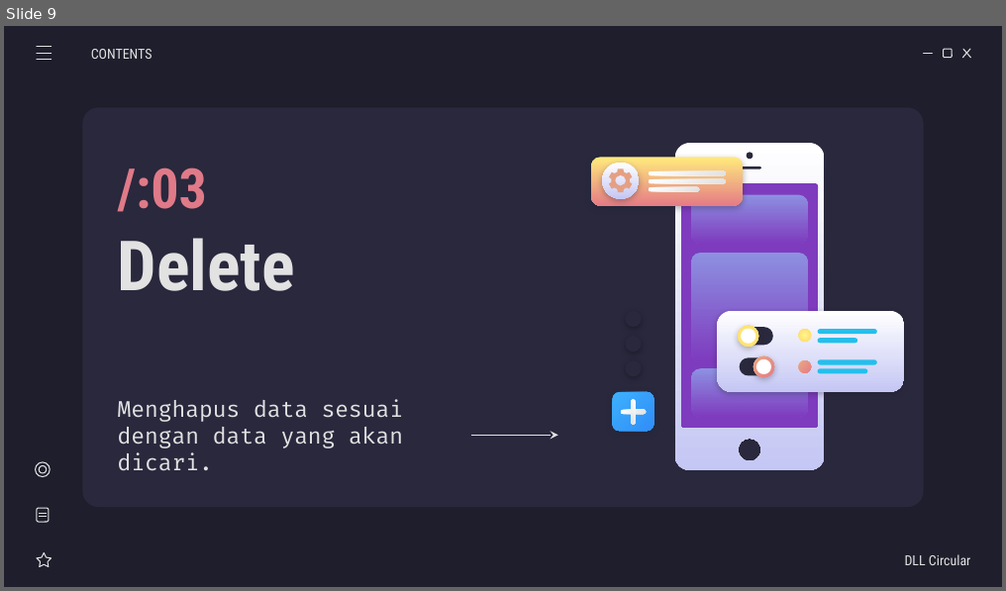
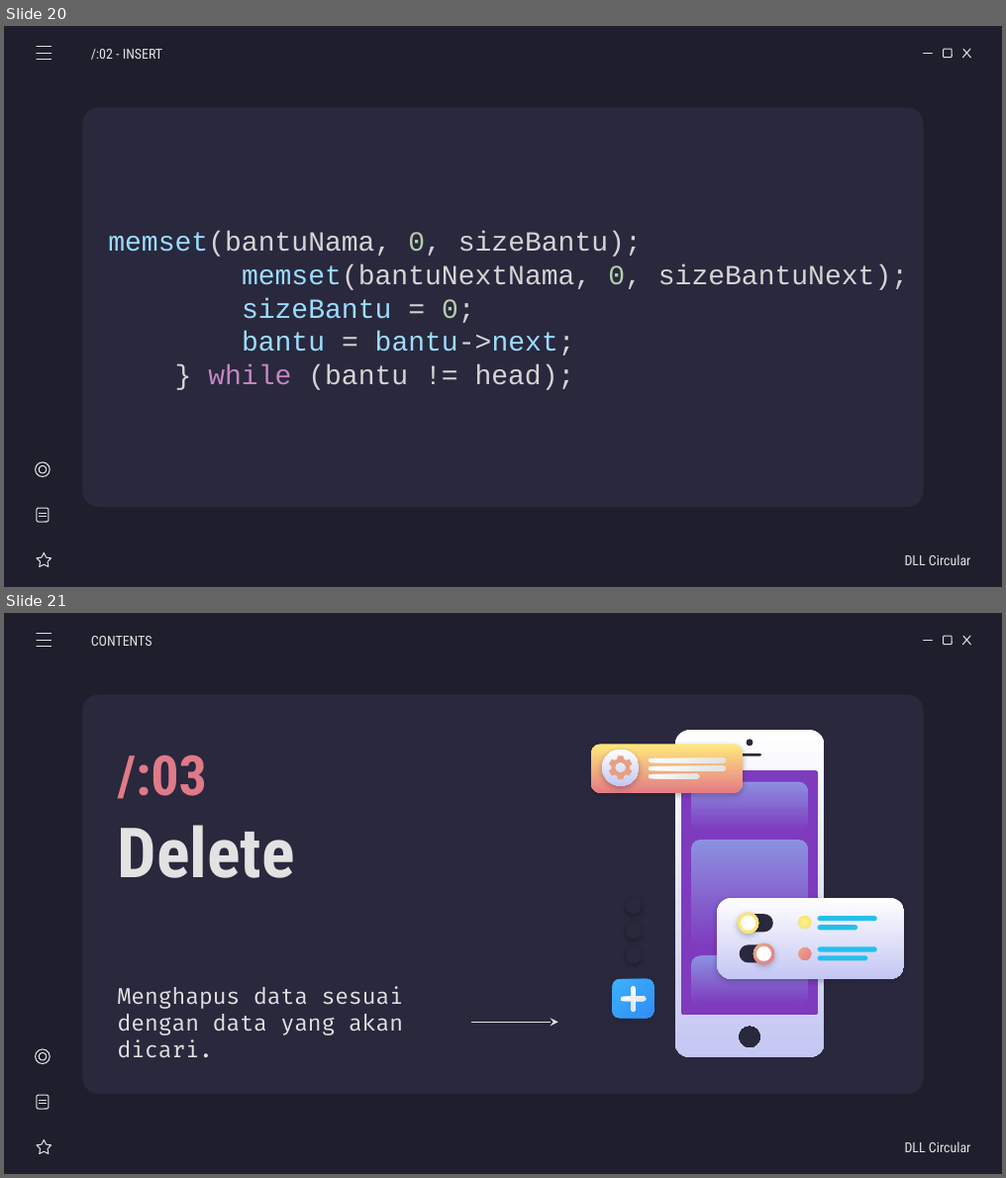
Before and after one commit to weztcy/Semester-3, a slide deck: Struktur Data/List Game - Kelompok 5.pptx. Shown one above the other, each under a label of ours: slide 9 before the commit, slides 20 and 21 after it. The pictures are 1006x591 and 1006x1178 pixels, drawn with LibreOffice and Linux fonts; fonts in the diff are those of the drawing. Boxes give left, top, right and bottom in pixels: in the first picture for what was removed or moved away, otherwise in the second. Text is boxed around its words. In the diff, an @@ line names an element or a change of style, - is before the commit and + after.

```diff
--- a/Struktur Data/List Game - Kelompok 5.pptx
+++ b/Struktur Data/List Game - Kelompok 5.pptx
@@ slide 20 added at (4,26,1002,587), background #1E1E2C; not listed: 5 template elements that a slide beside it also shows @@
@@ line added from (37, 47) to (51, 47), #E2E2E2 0.75 pt @@
@@ line added from (37, 53) to (51, 53), #E2E2E2 0.75 pt @@
@@ subtitle added at (91,49,162,60), 10 pt, text #E2E2E2 @@
+/:02 - INSERT
@@ line added from (37, 60) to (51, 60), #E2E2E2 0.75 pt @@
@@ subtitle added at (108,232,908,390), 20 pt, text #D4D4D4 @@
+memset(bantuNama, 0, sizeBantu);
+memset(bantuNextNama, 0, sizeBantuNext);
+sizeBantu = 0;
+bantu = bantu->next;
+} while (bantu != head);
@@ group added at (35,462,52,567): 2 lines, 2 ellipses, 1 star, 1 rounded rectangle @@
@@ subtitle added at (905,555,971,566), 10 pt, text #E2E2E2 @@
+DLL Circular
@@ what was slide 9 is now slide 21 @@
```
Also in this commit, not shown: 4 slides changed, 12 other slides added, 4 other files.
